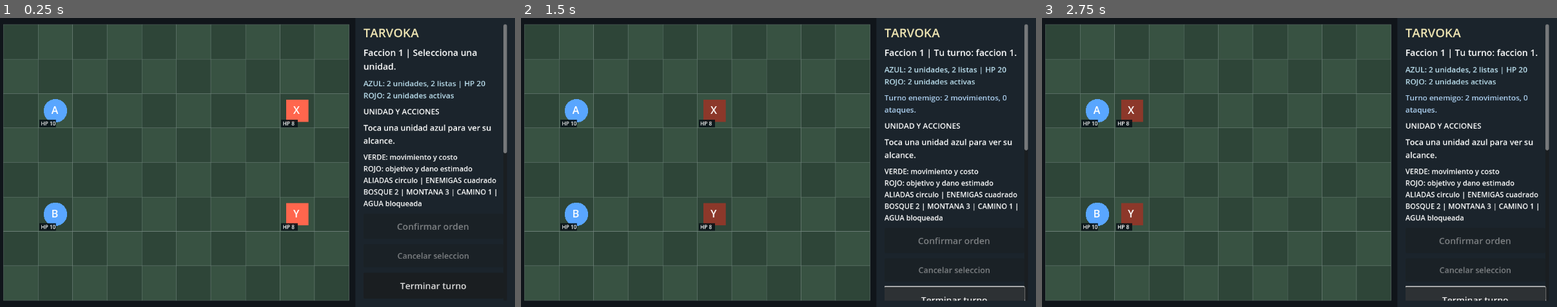
Above: before the commit, frames 1-3 (left to right).
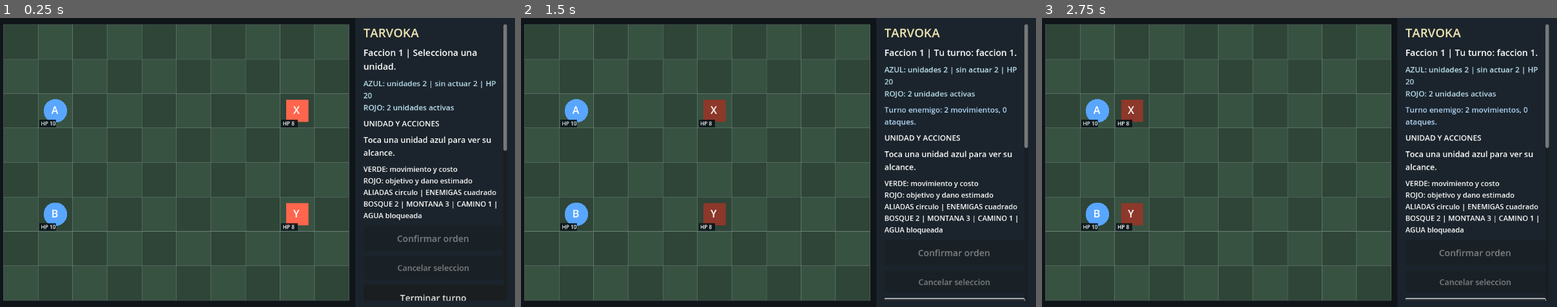
Above: after the commit, the same moments.

Repository: edwinrodri12/Tarvoka
Game: Godot game, scene res://scenes/Main.tscn
Same seed, same stepped clock (60 frames per second), same inputs: the game is played once before the commit and once after it.
Inputs (mouse positions are in pixels of both pictures, inside the frame that each line leads up to):
- Up to frame 1 (0.25 s): no input
- Up to frame 2 (1.5 s): tap Enter at 0.5 s; drag from (696, 162) to (830, 98) at 0.52 s; click "Terminar turno" at 1.25 s
- Up to frame 3 (2.75 s): click (1474, 301) at 2 s, where only the run before the commit has a clickable "Terminar turno"

The runs differ from the first frame. In frame 1, 3.9% of the frame differs, in the area x 70-99%, y 21-98%; in frame 2, 4.5%, in the area x 70-99%, y 16-98%; in frame 3, 4.5%.

Commit message:
fix(ui): keep battle status grammatical at one remaining unit

Diff:
--- a/scripts/ui/BattleReport.gd
+++ b/scripts/ui/BattleReport.gd
@@ -26,7 +26,7 @@
             enemies += 1
             if not fog or visible.has(unit.get("pos", Vector2i(-1, -1))):
                 contacts += 1
-    var friendly := "AZUL: %d unidades, %d listas | HP %d" % [allies, ready, ally_hp]
+    var friendly := "AZUL: unidades %d | sin actuar %d | HP %d" % [allies, ready, ally_hp]
     if fog:
         return friendly + "\nContactos enemigos visibles: %d (otros pueden estar ocultos)" % contacts
     return friendly + "\nROJO: %d unidades activas" % enemies
